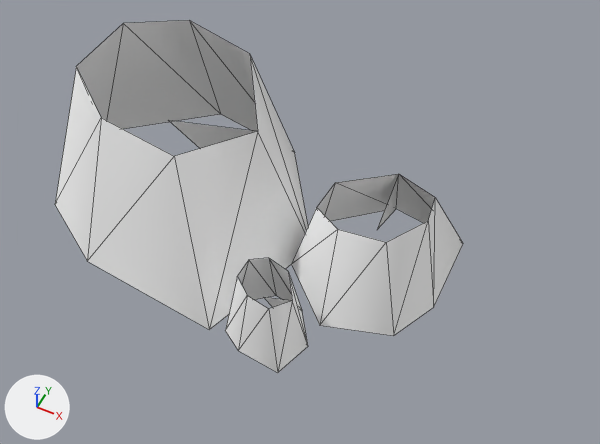
The OBJ model Assets/Art/Nova1492/GXConverted/Models/Effects/CombatEffects/datan_common_75e9da13.obj as it was, and as the next commit left it.
Camera for both pictures: a camera (50 mm lens) standing at (3.37, -10.01, 13.27) and looking at (-1.8, 0.33, 0.35). The lights are fixed; the arrows at lower left show +X, +Y and +Z. The first picture is the older version. Mesh edges are drawn as thin lines. Where no turn or scale is listed for an object, it has been applied to the vertices.

Names of what the first picture shows: 'datan_common_75e9da13'.
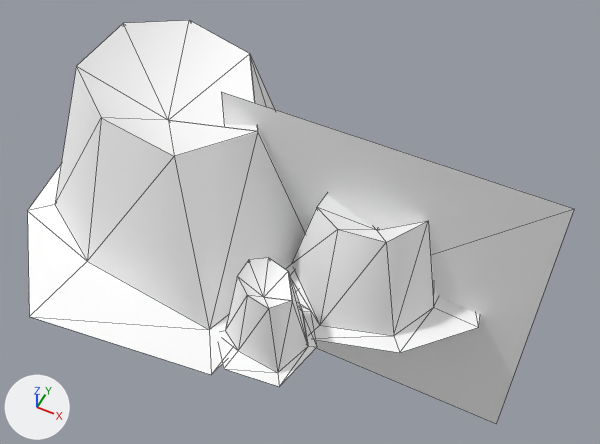
Patch to the scene script:
```diff
--- a/Assets/Art/Nova1492/GXConverted/Models/Effects/CombatEffects/datan_common_75e9da13.obj.py
+++ b/Assets/Art/Nova1492/GXConverted/Models/Effects/CombatEffects/datan_common_75e9da13.obj.py
@@ me_datan_common_75e9da13_mesh03 @@
+me_datan_common_75e9da13_mesh03.from_pydata([(-3.24, 0.0, 3.52), (-3.24, 0.0, -3.52), (3.24, 0.0, 3.52), (3.24, 0.0, -3.52)], [], [(0, 1, 2), (3, 2, 1)])
+me_datan_common_75e9da13_mesh03.materials.append(mat_datan_common_75e9da13)  # white #ffffff
@@ me_datan_common_75e9da13_mesh02 @@
+me_datan_common_75e9da13_mesh02.from_pydata(...)  # 42 vertices, 42 faces; spans x -7.86..2.34, y -3.94..3.27, z 0.0..0.09
+me_datan_common_75e9da13_mesh02.materials.append(mat_datan_common_75e9da13)  # white #ffffff
@@ me_datan_common_75e9da13_mesh00 @@
+me_datan_common_75e9da13_mesh00.from_pydata(...)  # 24 vertices, 21 faces; spans x -6.01..0.94, y -2.63..1.91, z 1.06..3.57
+me_datan_common_75e9da13_mesh00.materials.append(mat_datan_common_75e9da13)  # white #ffffff
@@ ob_datan_common_75e9da13_mesh03 @@
+ob_datan_common_75e9da13_mesh03 = bpy.data.objects.new('datan_common_75e9da13_mesh03', me_datan_common_75e9da13_mesh03)
+ob_datan_common_75e9da13_mesh03.location = (0.0, 0.0, 0.0)
@@ ob_datan_common_75e9da13_mesh02 @@
+ob_datan_common_75e9da13_mesh02 = bpy.data.objects.new('datan_common_75e9da13_mesh02', me_datan_common_75e9da13_mesh02)
+ob_datan_common_75e9da13_mesh02.location = (0.0, 0.0, 0.0)
@@ ob_datan_common_75e9da13_mesh00 @@
+ob_datan_common_75e9da13_mesh00 = bpy.data.objects.new('datan_common_75e9da13_mesh00', me_datan_common_75e9da13_mesh00)
+ob_datan_common_75e9da13_mesh00.location = (0.0, 0.0, 0.0)
```

Location of each change, [x1, y1, x2, y2] in pixels of the pictures (600 x 444 px):
'datan_common_75e9da13_mesh03', added: after [221, 92, 574, 423]
'datan_common_75e9da13_mesh02', added: after [27, 165, 480, 386]
'datan_common_75e9da13_mesh00', added: after [77, 20, 427, 309]
